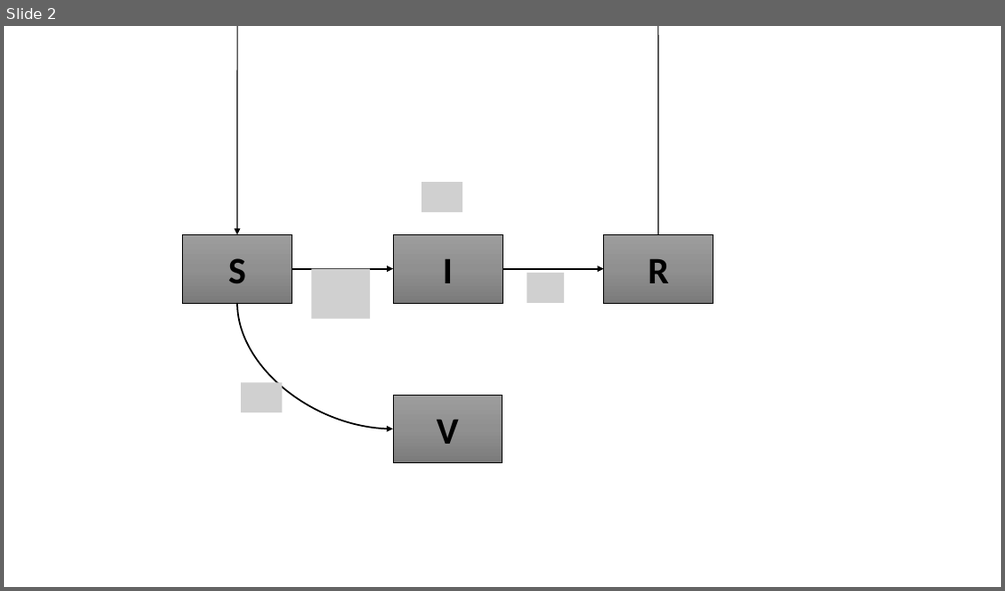
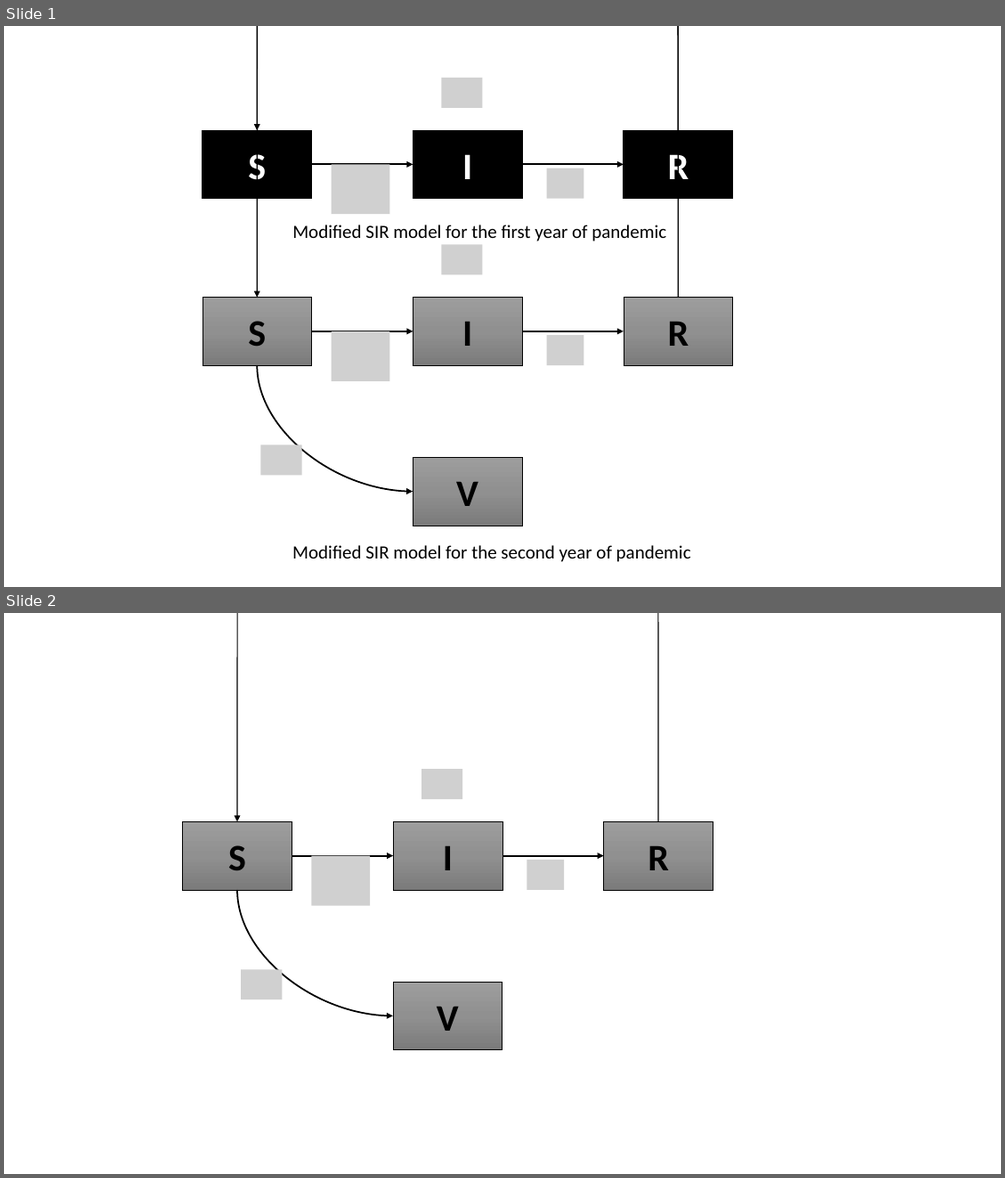
Before and after one commit to pao-pipat/Group-6-project---Interdisciplinary-research, a slide deck: Model_diagram.pptx. Shown one above the other, each under a label of ours: slide 2 before the commit, slides 1 and 2 after it. The pictures are 1005x591 and 1005x1178 pixels, drawn with LibreOffice and Linux fonts; fonts in the diff are those of the drawing; grey boxes stand for pictures. Boxes give left, top, right and bottom in pixels: in the first picture for what was removed or moved away, otherwise in the second. Text is boxed around its words. In the diff, an @@ line names an element or a change of style, - is before the commit and + after.

```diff
--- a/Model_diagram.pptx
+++ b/Model_diagram.pptx
@@ slide 1 added at (4, 26, 1001, 587), background #FFFFFF @@
@@ picture added at (442, 78, 483, 108) @@
@@ rectangle added at (202, 130, 311, 198), fill #000000, outline #000000 1 pt, 36 pt, text #FFFFFF, bold @@
+S
@@ curved arrow added from (679, 130) to (257, 130), #000000 1 pt @@
@@ rectangle added at (413, 130, 522, 198), fill #000000, outline #000000 1 pt, 36 pt, text #FFFFFF, bold @@
+I
@@ rectangle added at (623, 130, 732, 198), fill #000000, outline #000000 1 pt, 36 pt, text #FFFFFF, bold @@
+R
@@ arrow added from (312, 164) to (413, 164), #000000 1.5 pt @@
@@ picture added at (332, 164, 390, 215) @@
@@ arrow added from (522, 164) to (623, 164), #000000 1.5 pt @@
@@ picture added at (547, 168, 584, 198) @@
@@ text added at (292, 224, 666, 241), 18 pt, text #000000 @@
+Modified SIR model for the first year of pandemic
@@ picture added at (442, 244, 483, 274) @@
@@ curved arrow added from (679, 297) to (257, 297), #000000 1 pt @@
@@ rectangle added at (202, 297, 311, 365), fill gradient #9D9D9D to #909090 to #7C7C7C, outline #000000 0.5 pt, 36 pt, text #000000, bold @@
+S
@@ rectangle added at (413, 297, 522, 365), fill gradient #9D9D9D to #909090 to #7C7C7C, outline #000000 0.5 pt, 36 pt, text #000000, bold @@
+I
@@ rectangle added at (623, 297, 732, 365), fill gradient #9D9D9D to #909090 to #7C7C7C, outline #000000 0.5 pt, 36 pt, text #000000, bold @@
+R
@@ arrow added from (312, 331) to (413, 331), #000000 1.5 pt @@
@@ picture added at (332, 331, 390, 381) @@
@@ arrow added from (522, 331) to (623, 331), #000000 1.5 pt @@
@@ picture added at (547, 335, 584, 365) @@
@@ curved arrow added from (257, 365) to (413, 491), #000000 1.5 pt @@
@@ picture added at (260, 445, 301, 475) @@
@@ rectangle added at (413, 458, 522, 525), fill gradient #9D9D9D to #909090 to #7C7C7C, outline #000000 0.5 pt, 36 pt, text #000000, bold @@
+V
@@ text added at (292, 545, 691, 562), 18 pt, text #000000 @@
+Modified SIR model for the second year of pandemic
```
Also in this commit, not shown: 1 slide removed, 1 other file.
